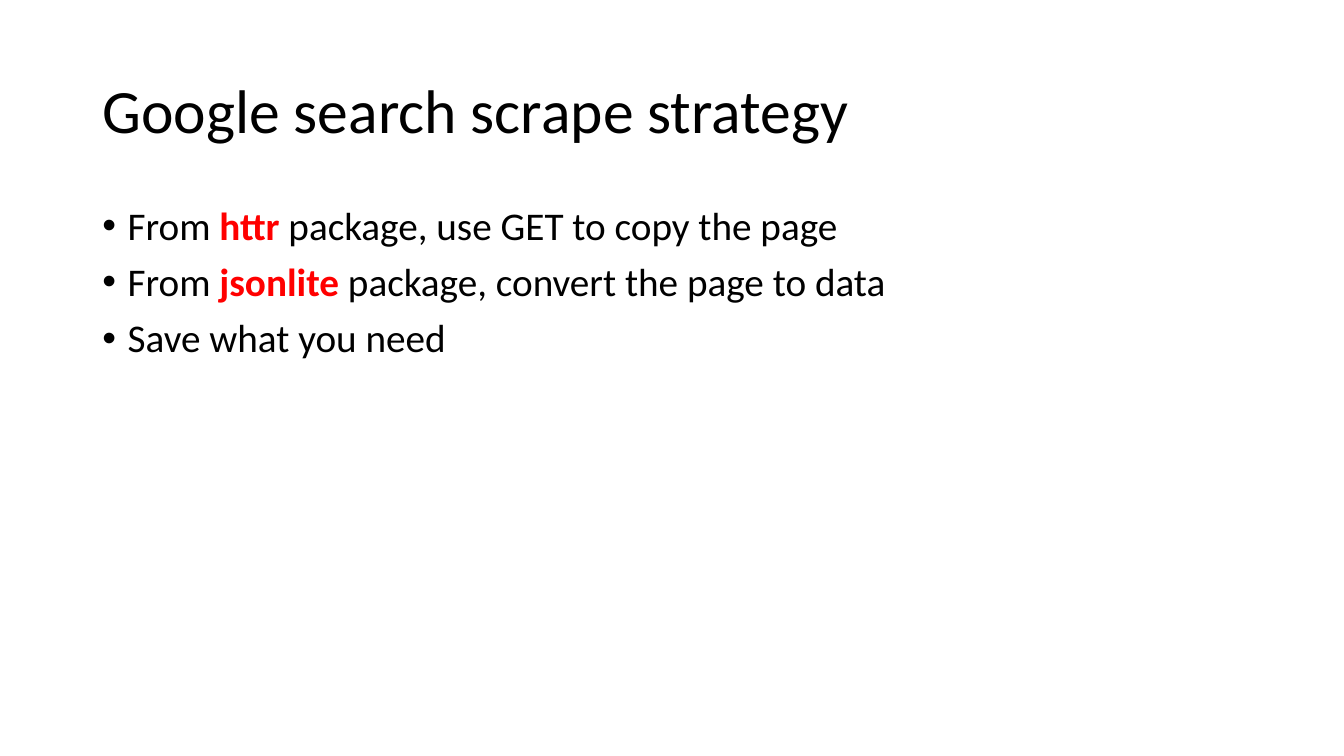
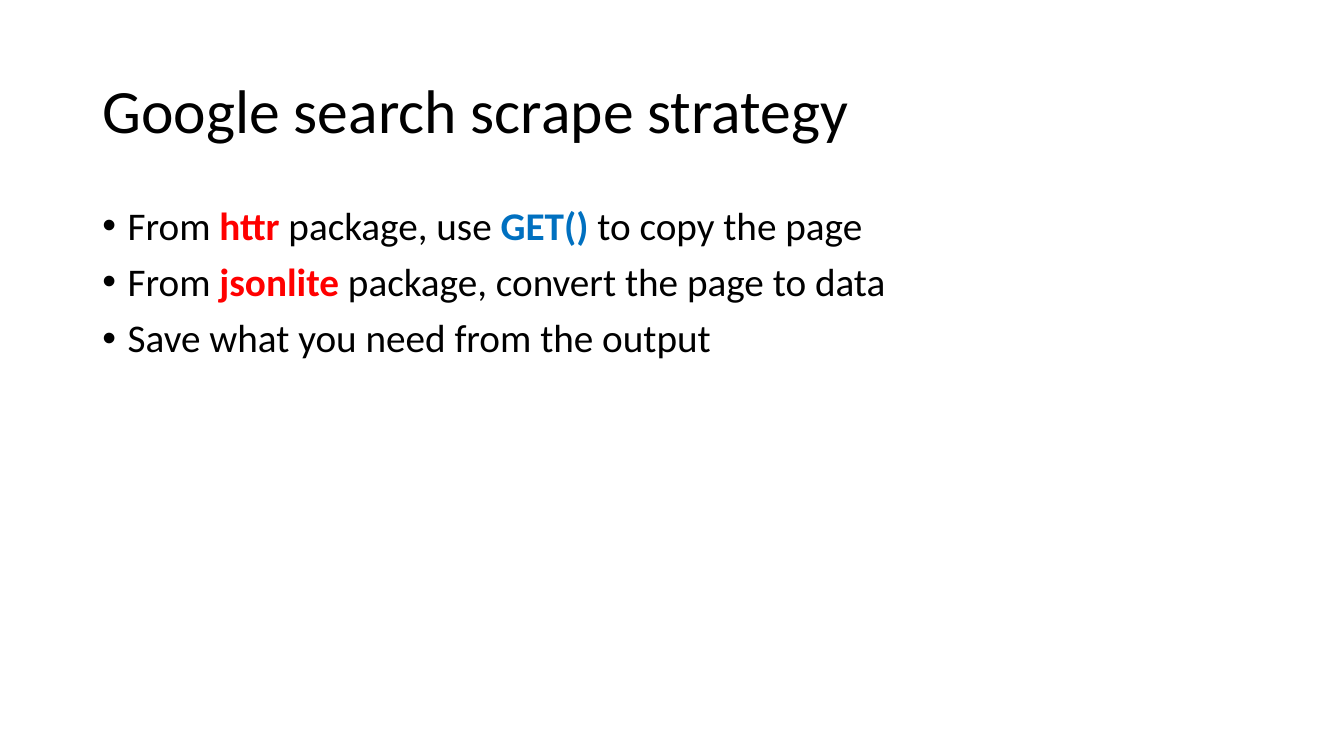
Before and after one commit to nrjjones/BuildingContextualData, a slide deck: slide 41 of presentation/Jones - Contextual Data Presentation.pptx (slide 39 before the commit). Drawn at 1344x756 pixels with LibreOffice and Linux fonts; fonts in the diff are those of the drawing. Boxes give left, top, right and bottom in pixels: in the first picture for what was removed or moved away, otherwise in the second. Text is boxed around its words. In the diff, an @@ line names an element or a change of style, - is before the commit and + after.

```diff
--- a/presentation/Jones - Contextual Data Presentation.pptx
+++ b/presentation/Jones - Contextual Data Presentation.pptx
@@ text at box(128, 211, 862, 247): text changed @@
-• From httr package, use GET to copy the page
+• From httr package, use GET() to copy the page
@@ text at box(128, 324, 710, 359): text changed @@
-• Save what you need
+• Save what you need from the output
```
Also in this commit, not shown: 17 other slides changed, 3 slides added, 4 other files.
